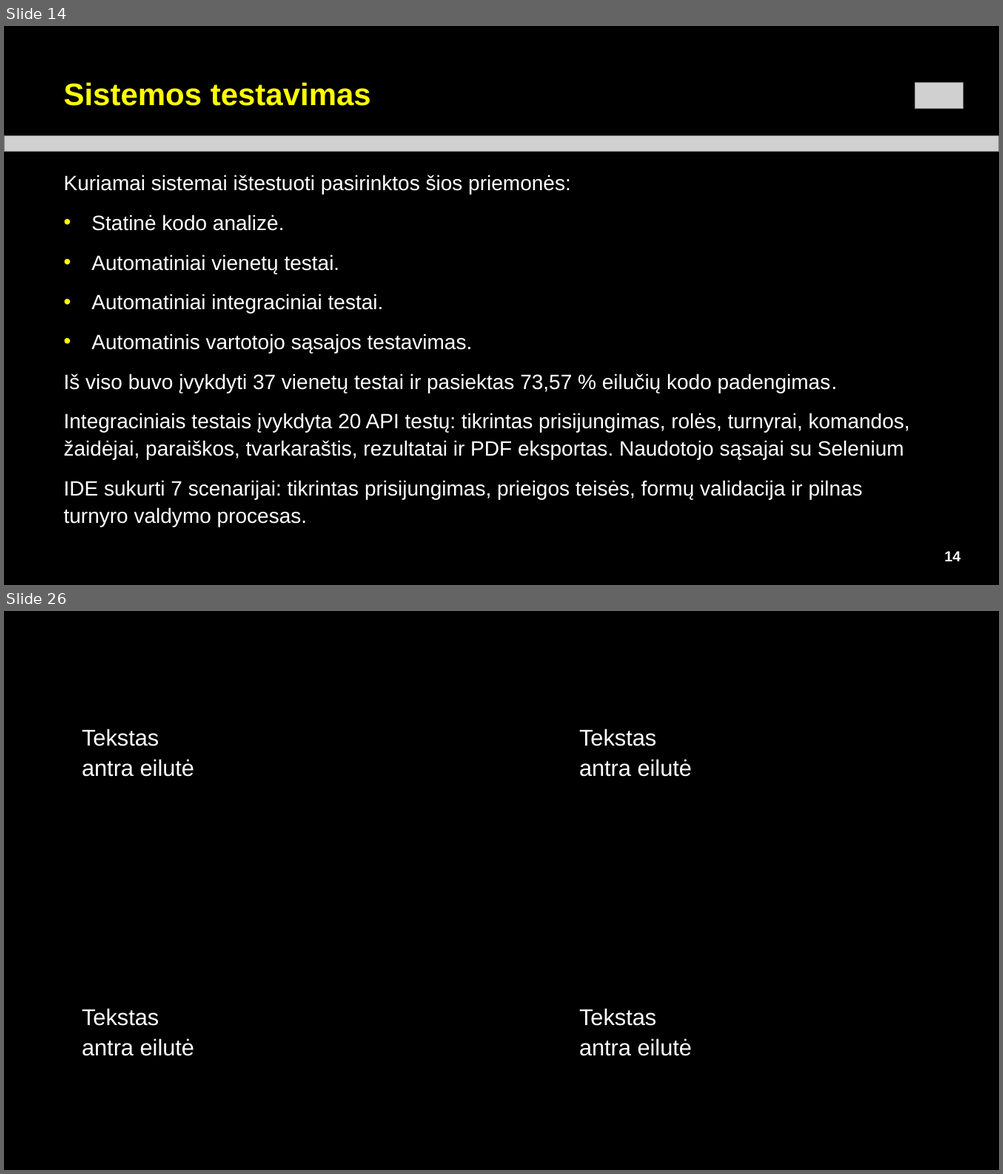
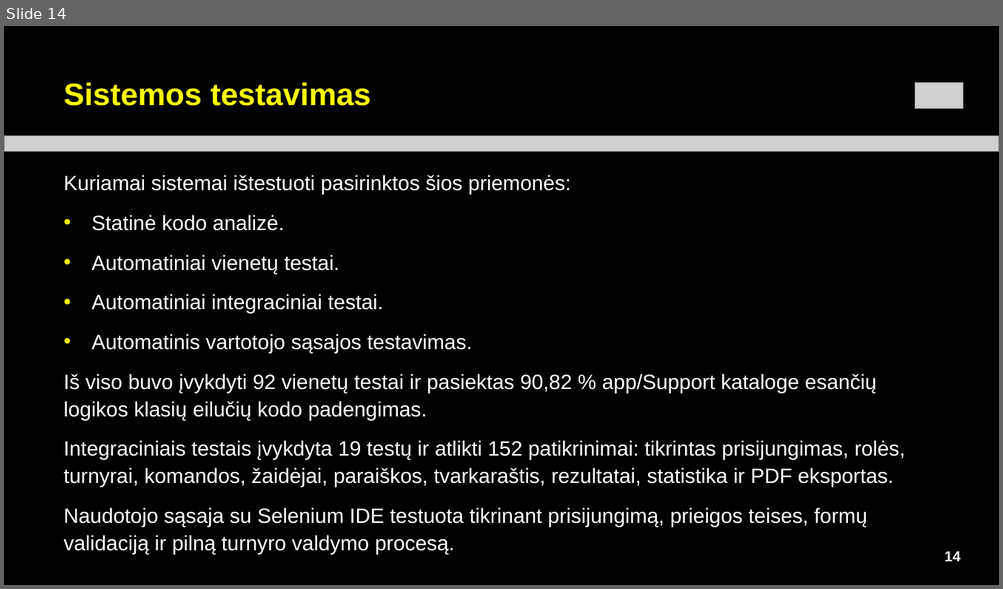
Before and after one commit to kalbaca12/Tournament, a slide deck: SKAIDRES_bendros_sablonas-LT_Arial_su_projekto_skaidremis_v3.pptx. Shown one above the other, each under a label of ours: slides 14 and 26 before the commit, slide 14 after it; the slides between them are not shown. The pictures are 1003x1174 and 1003x589 pixels, drawn with LibreOffice and Linux fonts; fonts in the diff are those of the drawing; grey boxes stand for pictures; background and template pictures are left out. Boxes give left, top, right and bottom in pixels: in the first picture for what was removed or moved away, otherwise in the second. Text is boxed around its words. In the diff, an @@ line names an element or a change of style, - is before the commit and + after.

```diff
--- a/SKAIDRES_bendros_sablonas-LT_Arial_su_projekto_skaidremis_v3.pptx
+++ b/SKAIDRES_bendros_sablonas-LT_Arial_su_projekto_skaidremis_v3.pptx
@@ slide 26 removed at (x1=4, y1=611, x2=999, y2=1170), background picture (left out) @@
@@ text removed at (x1=82, y1=729, x2=194, y2=777) @@
-Tekstas
-antra eilutė
@@ text removed at (x1=579, y1=729, x2=691, y2=777) @@
-Tekstas
-antra eilutė
@@ text removed at (x1=82, y1=1008, x2=194, y2=1056) @@
-Tekstas
-antra eilutė
@@ text removed at (x1=579, y1=1008, x2=691, y2=1056) @@
-Tekstas
-antra eilutė
@@ slide 14 changed as well @@
@@ text at (x1=64, y1=374, x2=905, y2=554): text changed @@
-Iš viso buvo įvykdyti 37 vienetų testai ir pasiektas 73,57 % eilučių kodo padengimas.
-Integraciniais testais įvykdyta 20 API testų: tikrintas prisijungimas, rolės, turnyrai, komandos, žaidėjai, paraiškos, tvarkaraštis, rezultatai ir PDF eksportas. Naudotojo sąsajai su Selenium
-IDE sukurti 7 scenarijai: tikrintas prisijungimas, prieigos teisės, formų validacija ir pilnas turnyro valdymo procesas.
+Iš viso buvo įvykdyti 92 vienetų testai ir pasiektas 90,82 % app/Support kataloge esančių logikos klasių eilučių kodo padengimas.
+Integraciniais testais įvykdyta 19 testų ir atlikti 152 patikrinimai: tikrintas prisijungimas, rolės, turnyrai, komandos, žaidėjai, paraiškos, tvarkaraštis, rezultatai, statistika ir PDF eksportas.
+Naudotojo sąsaja su Selenium IDE testuota tikrinant prisijungimą, prieigos teises, formų validaciją ir pilną turnyro valdymo procesą.
```
Also in this commit, not shown: 11 other slides changed, 29 other slides removed, 4 other files.
